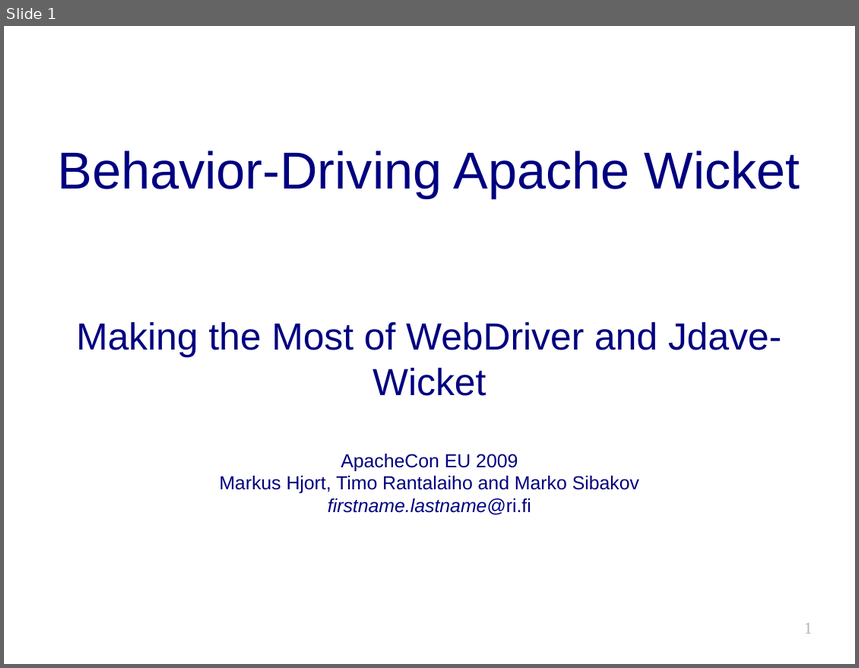
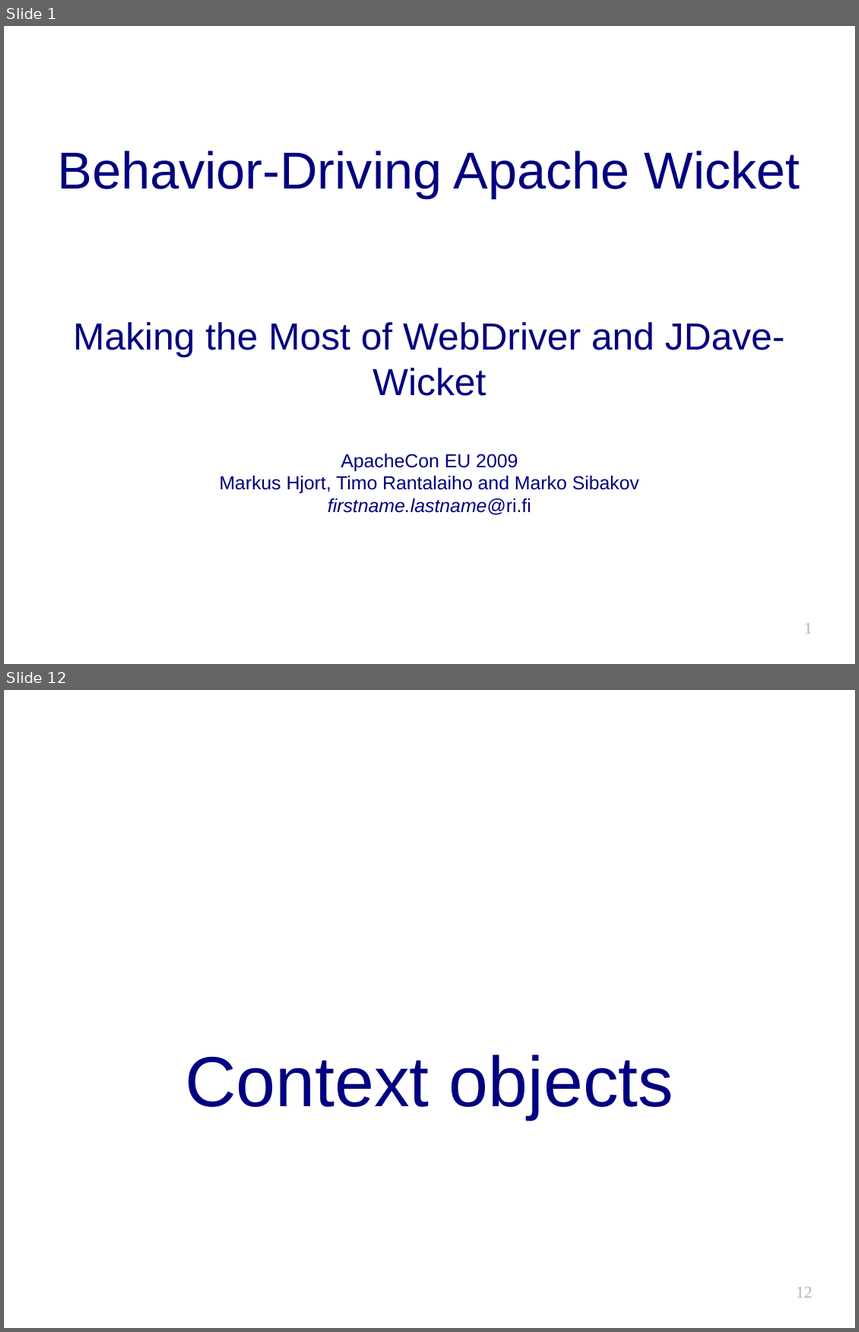
Before and after one commit to jdave/kansanpankki, a slide deck: doc/bdd-wicket-apachecon_eu_2009-hjort_rantalaiho_sibakov.odp. Shown one above the other, each under a label of ours: slide 1 before the commit, slides 1 and 12 after it; the slides between them are not shown. The pictures are 859x668 and 859x1332 pixels, drawn with LibreOffice and Linux fonts; fonts in the diff are those of the drawing; background and template pictures are left out. Boxes give left, top, right and bottom in pixels: in the first picture for what was removed or moved away, otherwise in the second. Text is boxed around its words. In the diff, an @@ line names an element or a change of style, - is before the commit and + after.

```diff
--- a/doc/bdd-wicket-apachecon_eu_2009-hjort_rantalaiho_sibakov.odp
+++ b/doc/bdd-wicket-apachecon_eu_2009-hjort_rantalaiho_sibakov.odp
@@ slide 12 added at (4,690,855,1328), background #FFFFFF @@
@@ subtitle added at (185,1055,674,1119), 60 pt, text #000080 @@
+Context objects
@@ page number added at (796,1287,813,1298), 14 pt, text #B3B3B3 @@
+12
@@ slide 1 changed as well @@
@@ subtitle at (73,322,785,396): text changed @@
-Making the Most of WebDriver and Jdave-Wicket
+Making the Most of WebDriver and JDave-Wicket
```
Also in this commit, not shown: 40 other slides added.
